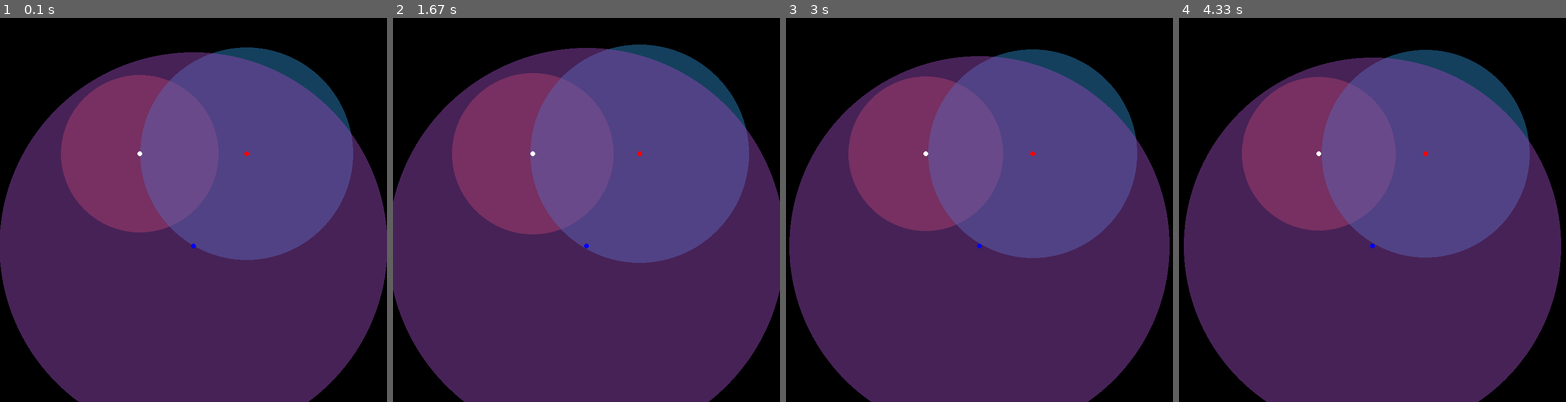
Above: before the commit, frames 1-4 (left to right).
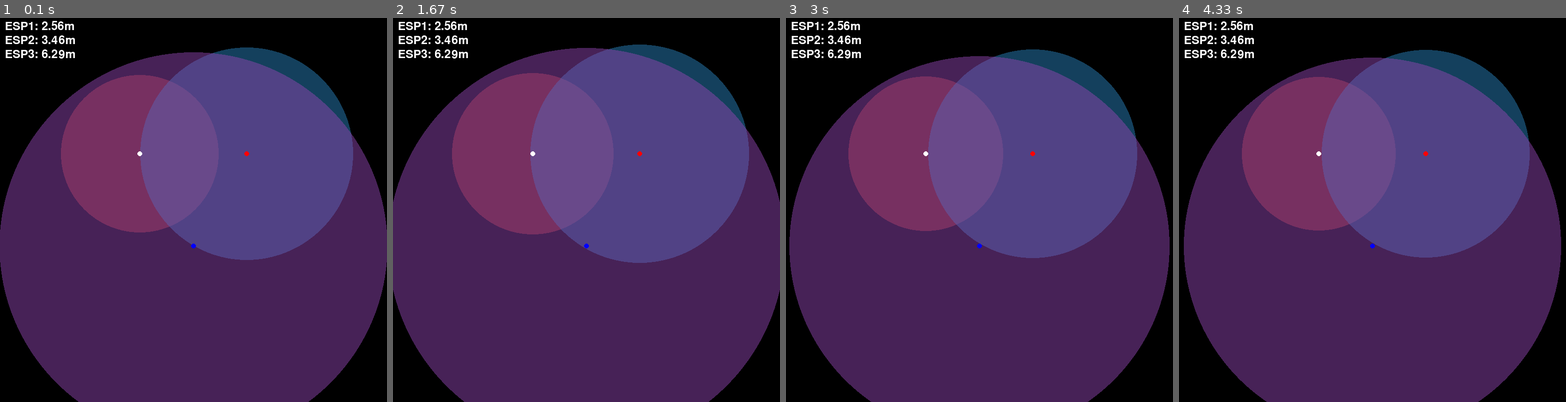
Above: after the commit, the same moments.

Repository: MinorOrg/MQTT-pi-subscriber
Game: pygame game, started from pygametest.py
Same seed, same stepped clock (60 frames per second), same inputs: the game is played once before the commit and once after it.
Inputs:
- Up to frame 1 (0.1 s): no input
- Up to frame 2 (1.67 s): no input
- Up to frame 3 (3 s): no input
- Up to frame 4 (4.33 s): no input

The runs differ from the first frame. In frame 1, 0.6% of the frame differs, in the area x 1-20%, y 0-11%; in frame 2, 0.6%; in frame 3, 0.6%; in frame 4, 0.6%.

Commit message:
Display the distances in text form.

Diff:
--- a/display.py
+++ b/display.py
@@ -84,7 +84,23 @@
     screen = pygame.display.set_mode(screenSize)
     pygame.display.set_caption("WiFi Trilateration")
 
+
+
     global scaleFactor, pixelPerDistance, distanceFromESP1, distanceFromESP2, distanceFromESP3
+
+    # Font for the text
+    font = pygame.font.Font(None, 36)
+    esp1Text = font.render("ESP1: " + str(round(distanceFromESP1, 2)) + "m", True, (255, 255, 255))
+    esp2Text = font.render("ESP2: " + str(round(distanceFromESP2, 2)) + "m", True, (255, 255, 255))
+    esp3Text = font.render("ESP3: " + str(round(distanceFromESP3, 2)) + "m", True, (255, 255, 255))
+
+    esp1Rect = esp1Text.get_rect()
+    esp2Rect = esp2Text.get_rect()
+    esp3Rect = esp3Text.get_rect()
+
+    esp1Rect.topleft = (10, 10)
+    esp2Rect.topleft = (10, esp1Rect.bottomleft[1] + 5)
+    esp3Rect.topleft = (10, esp2Rect.bottomleft[1] + 5)
 
     # Duration of animation
     duration = 5
@@ -150,6 +166,11 @@
         pygame.draw.circle(screen, esp2Color, esp2pos_scaled, 5)
         pygame.draw.circle(screen, esp3Color, esp3pos_scaled, 5)
 
+        # Display the text
+        screen.blit(esp1Text, esp1Rect)
+        screen.blit(esp2Text, esp2Rect)
+        screen.blit(esp3Text, esp3Rect)
+
         # Display the screen
         pygame.display.flip()
 
